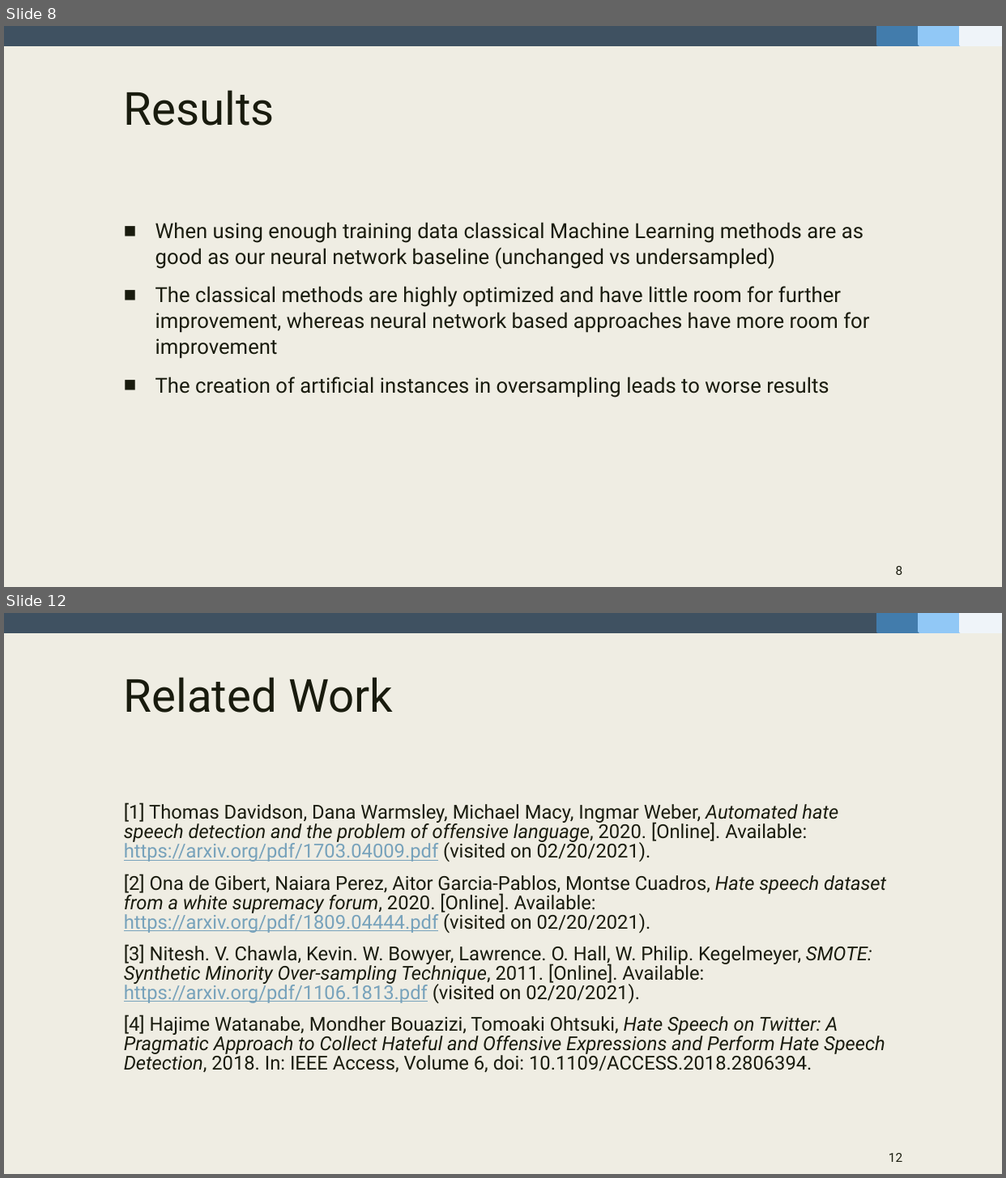
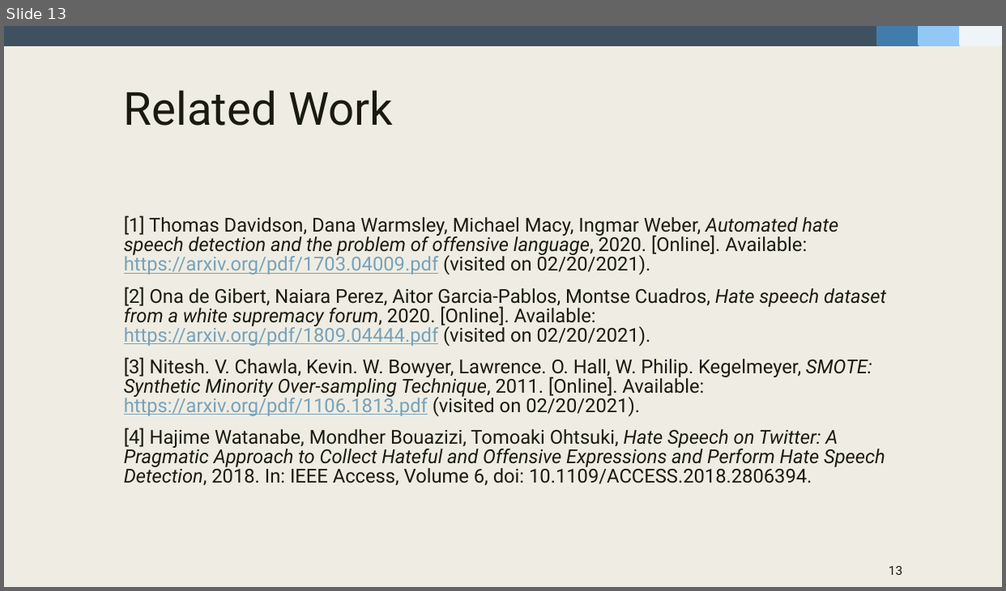
Before and after one commit to fidsusj/HateSpeechDetection, a slide deck: docs/presentation/presentation-slides.pptx. Shown one above the other, each under a label of ours: slides 8 and 12 before the commit, slide 13 after it; the slides between them are not shown. The pictures are 1006x1178 and 1006x591 pixels, drawn with LibreOffice and Linux fonts; fonts in the diff are those of the drawing. Boxes give left, top, right and bottom in pixels: in the first picture for what was removed or moved away, otherwise in the second. Text is boxed around its words. In the diff, an @@ line names an element or a change of style, - is before the commit and + after.

```diff
--- a/docs/presentation/presentation-slides.pptx
+++ b/docs/presentation/presentation-slides.pptx
@@ slide 8 removed at [4, 26, 1002, 587], background #EFEDE3; not listed: 4 template elements that a slide beside it also shows @@
@@ title removed at [124, 90, 275, 126] @@
-Results
@@ text removed at [155, 222, 869, 398] @@
-■ When using enough training data classical Machine Learning methods are as good as our neural network baseline (unchanged vs undersampled)
-■ The classical methods are highly optimized and have little room for further improvement, whereas neural network based approaches have more room for improvement
-■ The creation of artificial instances in oversampling leads to worse results
@@ page number removed at [896, 566, 903, 575] @@
-8
@@ what was slide 12 is now slide 13 @@
@@ page number at [889, 566, 902, 575]: text changed @@
-12
+13
```
Also in this commit, not shown: 4 slides changed, 4 slides added, 2 other slides removed, 4 other files.
